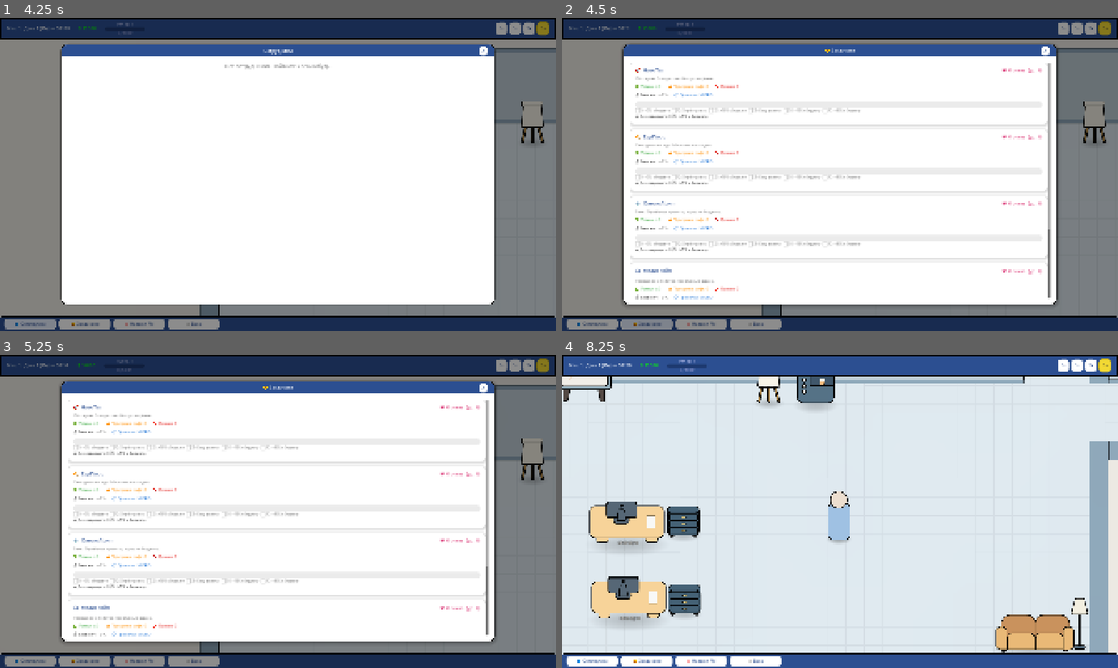
Above: before the commit, frames 1-4 (two rows, left to right).
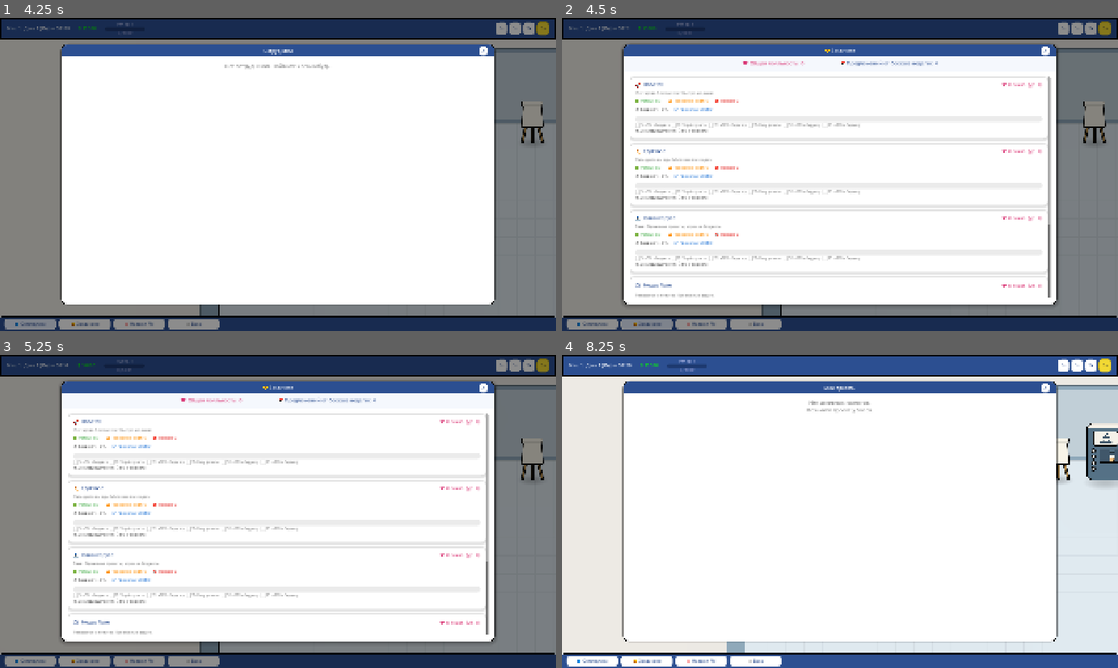
Above: after the commit, the same moments.

Repository: Esca69/project-manager-sim
Game: Godot game, scene res://Scenes/office.tscn
The game is run twice, just before and just after one commit, with the same random seed, the same clock (stepped at 60 frames per second) and the same inputs. This scene is started directly instead of the project's main scene. Sound files missing from this copy of the repository are replaced by a short silence.
Inputs (mouse positions are in pixels of both pictures, inside the frame that each line leads up to):
- Up to frame 1 (4.25 s): click "0х" at 0.5 s; click "1х" at 1.25 s; click "2х" at 2 s; click "5х" at 2.75 s; click "👥 Сотрудники" at 3.5 s
- Up to frame 2 (4.5 s): click "🤝 Заказчики" at 4.25 s
- Up to frame 3 (5.25 s): click "🧠 Навыки PM" at 5 s
- Up to frame 4 (8.25 s): click "🏢 Босс" at 5.75 s; click "X" at 6.5 s; tap Enter at 7.25 s; move the mouse to (962, 495) at 7.27 s; hold Right (ui_right) 7.28-8.03 s; tap E (interact) at 7.35, 8.1 s; click (962, 495) at 7.42 s; move the mouse to (728, 527) at 8.02 s; hold Down (ui_down) from 8.03 s (still down)

Frame 1 is identical in both runs. In frame 2, 7.9% of the frame differs, in the area x 12-88%, y 13-90%; in frame 3, 7.9%; in frame 4, 74%, in the area x 0-100%, y 6-96%.

Commit message:
Add client summary panel and UI fixes
Add a summary stats panel to client_panel.gd (new background color, loyalty and weekly-project labels, populated from ClientManager). Relax blocking checks in hud.gd so boss/work menus open and show warnings inside the UI instead of preventing the menu from opening; also fix a typo in a log message. Improve empty-state text/style in project_list_menu.gd when there are no active projects. Tweak disabled button appearance and make project selection button text reflect the specific block reason (limit vs too late) in project_selection_ui.gd.

Diff:
--- a/Scripts/client_panel.gd
+++ b/Scripts/client_panel.gd
@@ -13,12 +13,18 @@
 const COLOR_LOYALTY = Color(0.85, 0.2, 0.45, 1)
 const COLOR_GOLD = Color(0.85, 0.65, 0.13, 1)
 const COLOR_UNLOCK = Color(0.2, 0.5, 0.85, 1)
+# Новый цвет для фона сводки (очень светло-серый/голубой)
+const COLOR_SUMMARY_BG = Color(0.96, 0.97, 0.99, 1)
 
 var _overlay: ColorRect
 var _window: PanelContainer
 var _scroll: ScrollContainer
 var _cards_vbox: VBoxContainer
 var _close_btn: Button
+
+# Новые переменные для лейблов сводки
+var _summary_loyalty_lbl: Label
+var _summary_projects_lbl: Label
 
 func _ready():
 	process_mode = Node.PROCESS_MODE_ALWAYS
@@ -142,6 +148,47 @@
 	_close_btn.pressed.connect(close)
 	header_panel.add_child(_close_btn)
 
+	# ===============================================
+	# === НОВОЕ: ПАНЕЛЬ СВОДНОЙ СТАТИСТИКИ ===
+	# ===============================================
+	var summary_panel = PanelContainer.new()
+	summary_panel.custom_minimum_size = Vector2(0, 50)
+	summary_panel.size_flags_horizontal = Control.SIZE_EXPAND_FILL
+
+	var summary_style = StyleBoxFlat.new()
+	summary_style.bg_color = COLOR_SUMMARY_BG
+	summary_style.border_width_bottom = 2
+	summary_style.border_color = COLOR_BORDER
+	# Убираем скругление сверху, так как стыкуется с хедером, но оставляем снизу 0 (прямой стык со списком)
+	summary_panel.add_theme_stylebox_override("panel", summary_style)
+	main_vbox.add_child(summary_panel)
+
+	var summary_hbox = HBoxContainer.new()
+	summary_hbox.alignment = BoxContainer.ALIGNMENT_CENTER
+	summary_hbox.add_theme_constant_override("separation", 60) # Расстояние между статами
+	summary_panel.add_child(summary_hbox)
+
+	# Лейбл 1: Общая лояльность
+	_summary_loyalty_lbl = Label.new()
+	_summary_loyalty_lbl.text = "..." # Заполнится в _populate()
+	_summary_loyalty_lbl.add_theme_color_override("font_color", COLOR_LOYALTY)
+	_summary_loyalty_lbl.add_theme_font_size_override("font_size", 18)
+	if UITheme: UITheme.apply_font(_summary_loyalty_lbl, "bold")
+	summary_hbox.add_child(_summary_loyalty_lbl)
+
+	# Разделитель (визуальный)
+	var sep = VSeparator.new()
+	summary_hbox.add_child(sep)
+
+	# Лейбл 2: Проектов в неделю
+	_summary_projects_lbl = Label.new()
+	_summary_projects_lbl.text = "..." # Заполнится в _populate()
+	_summary_projects_lbl.add_theme_color_override("font_color", COLOR_BLUE)
+	_summary_projects_lbl.add_theme_font_size_override("font_size", 18)
+	if UITheme: UITheme.apply_font(_summary_projects_lbl, "bold")
+	summary_hbox.add_child(_summary_projects_lbl)
+	# ===============================================
+
 	# === КОНТЕНТ ===
 	var content_margin = MarginContainer.new()
 	content_margin.size_flags_vertical = Control.SIZE_EXPAND_FILL
@@ -165,6 +212,17 @@
 
 # === НАПОЛНЕНИЕ ДАННЫМИ ===
 func _populate():
+	# --- ОБНОВЛЕНИЕ СВОДКИ ---
+	var total_loyalty = ClientManager.get_total_loyalty()
+	var weekly_projects = ClientManager.get_weekly_project_count()
+
+	if _summary_loyalty_lbl:
+		_summary_loyalty_lbl.text = "❤ Общая лояльность: %d" % total_loyalty
+
+	if _summary_projects_lbl:
+		_summary_projects_lbl.text = "📅 Предложений от босса в неделю: %d" % weekly_projects
+	# -------------------------
+
 	for child in _cards_vbox.get_children():
 		child.queue_free()
 
--- a/Scripts/hud.gd
+++ b/Scripts/hud.gd
@@ -415,18 +415,16 @@
 	if _is_discussing:
 		print("Босс: PM ещё обсуждает предыдущий проект!")
 		return
-	if not ProjectManager.can_take_more():
-		print("Босс: Слишком много активных проектов! (макс: ", ProjectManager.MAX_PROJECTS, ")")
-		return
+	# ИСПРАВЛЕНИЕ: Блокирующая проверка can_take_more() убрана,
+	# чтобы меню открывалось, а плашка с предупреждением показывалась внутри UI
 	selection_ui.open_selection()
 
 func open_work_menu():
 	if _is_discussing:
 		print("Компьютер: PM занят обсуждением с боссом.")
 		return
-	if ProjectManager.active_projects.is_empty():
-		print("Компьютер: Нет активных проектов.")
-		return
+	# ИСПРАВЛЕНИЕ: Блокировка при отсутствии проектов убрана.
+	# Меню откроется, но покажет EmptyLabel (как в EmployeeRoster)
 	project_list_menu.open_menu()
 
 func _on_project_taken(proj_data):
@@ -493,7 +491,7 @@
 func _on_end_day_pressed():
 	if GameTime.is_night_skip: return
 	if _is_discussing:
-		print("Нельзя закончить день: PM обс��ждает проект!")
+		print("Нельзя закончить день: PM обсуждает проект!")
 		return
 	end_day_button.visible = false
 
--- a/Scripts/project_list_menu.gd
+++ b/Scripts/project_list_menu.gd
@@ -66,6 +66,13 @@
 		child.queue_free()
 
 	if ProjectManager.active_projects.is_empty():
+		# === ИСПРАВЛЕНИЕ: Красивое сообщение при отсутствии проектов ===
+		empty_label.text = "Нет активных проектов.\nВозьмите проект у босса."
+		empty_label.horizontal_alignment = HORIZONTAL_ALIGNMENT_CENTER
+		# Серый цвет, как принято для empty-state
+		empty_label.add_theme_color_override("font_color", Color(0.5, 0.5, 0.5, 1))
+		if UITheme: UITheme.apply_font(empty_label, "semibold")
+
 		empty_label.visible = true
 		return
 
--- a/Scripts/project_selection_ui.gd
+++ b/Scripts/project_selection_ui.gd
@@ -69,12 +69,12 @@
 
 	# Стиль для заблокированной кнопки (серая)
 	_btn_style_disabled = StyleBoxFlat.new()
-	_btn_style_disabled.bg_color = Color(0.85, 0.85, 0.85, 1)
+	_btn_style_disabled.bg_color = Color(0.95, 0.95, 0.95, 1)
 	_btn_style_disabled.border_width_left = 2
 	_btn_style_disabled.border_width_top = 2
 	_btn_style_disabled.border_width_right = 2
 	_btn_style_disabled.border_width_bottom = 2
-	_btn_style_disabled.border_color = Color(0.7, 0.7, 0.7, 1)
+	_btn_style_disabled.border_color = Color(0.8, 0.8, 0.8, 1)
 	_btn_style_disabled.corner_radius_top_left = 20
 	_btn_style_disabled.corner_radius_top_right = 20
 	_btn_style_disabled.corner_radius_bottom_right = 20
@@ -369,10 +369,18 @@
 	right_info.add_child(budget_lbl)
 
 	# Кнопка "Выбрать" — блокируется если лимит или поздно
-	var btn_blocked = _is_project_limit_reached() or _is_too_late_for_boss()
+	var is_limit = _is_project_limit_reached()
+	var is_late = _is_too_late_for_boss()
+	var btn_blocked = is_limit or is_late
 
 	var select_btn = Button.new()
-	select_btn.text = "Выбрать" if not btn_blocked else "Недоступно"
+	if is_limit:
+		select_btn.text = "Лимит"
+	elif is_late:
+		select_btn.text = "Поздно"
+	else:
+		select_btn.text = "Выбрать"
+
 	select_btn.custom_minimum_size = Vector2(180, 40)
 	select_btn.disabled = btn_blocked
 
